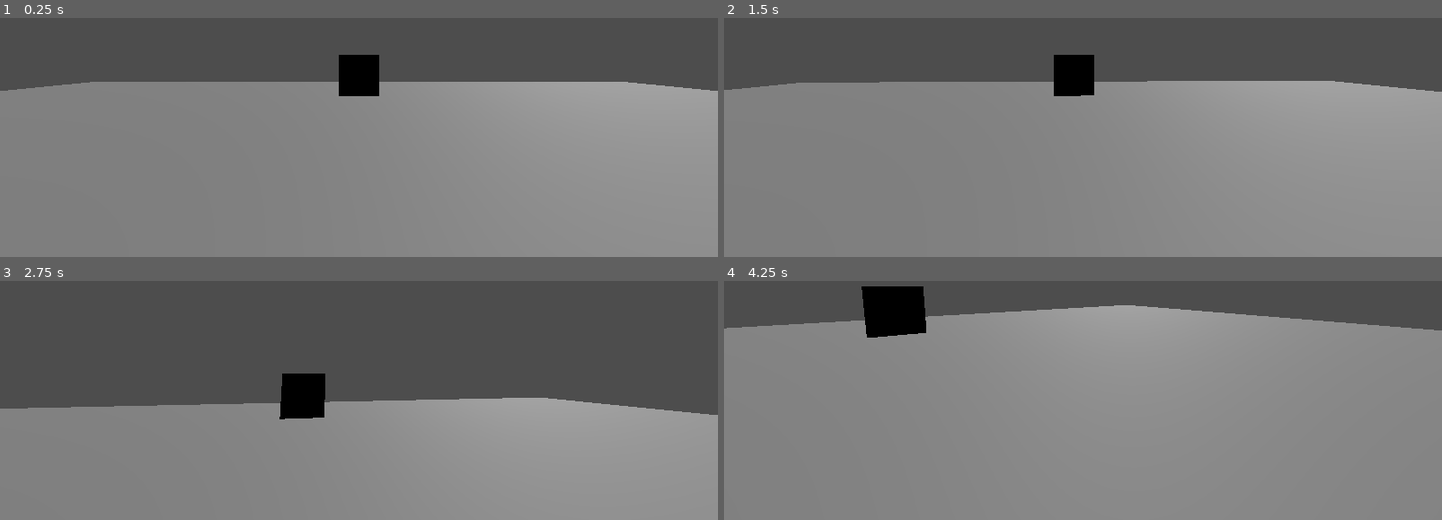
Above: before the commit, frames 1-4 (two rows, left to right).
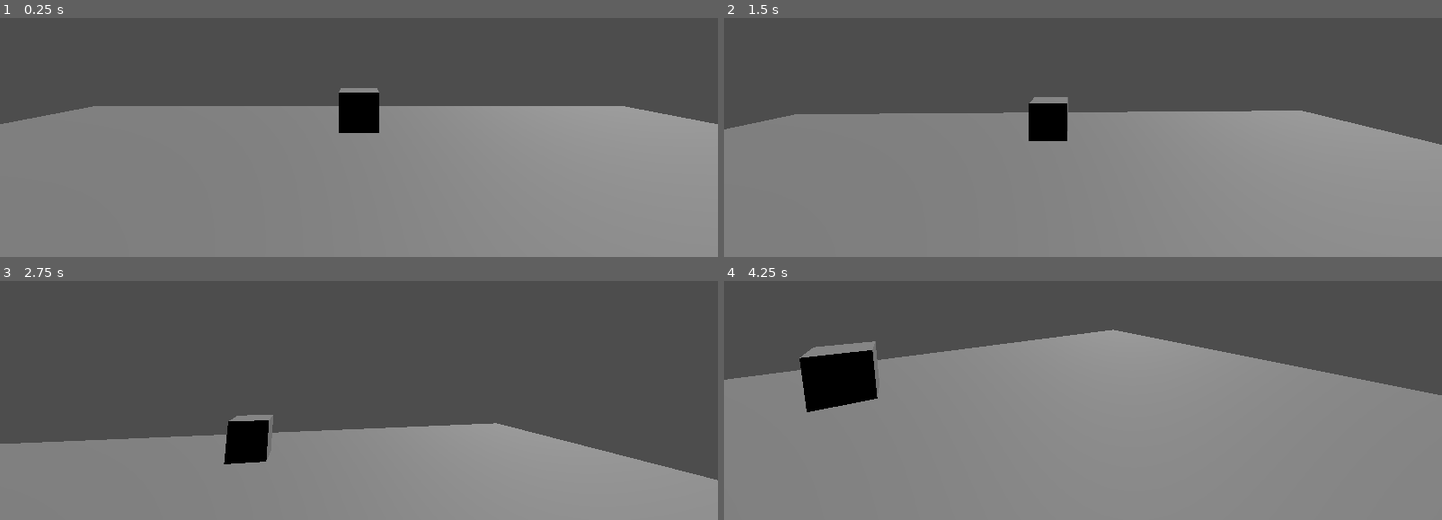
Above: after the commit, the same moments.

Repository: Craxulator/_X
Game: Godot game, scene res://Main.tscn
Two runs of this game, one before a commit and one after it. Both use one fixed random seed, a clock stepped at 60 frames per second and the inputs below.
Inputs (mouse positions are in pixels of both pictures, inside the frame that each line leads up to):
- Up to frame 1 (0.25 s): no input
- Up to frame 2 (1.5 s): tap Enter (ui_accept) at 0.5 s; move the mouse to (1240, 34) at 0.52 s; hold D (MoveRight, bound only after the commit) 0.53-1.28 s; hold Space (Jump, bound only after the commit) 0.53-1.28 s; move the mouse to (939, 75) at 1.27 s; hold S (MoveBackward, bound only after the commit) from 1.28 s (still down); tap Space (Jump, bound only after the commit) at 1.35 s
- Up to frame 3 (2.75 s): tap Space (Jump, bound only after the commit) at 1.52, 1.82 s; move the mouse to (outside the picture) at 2.02 s; release S (MoveBackward, bound only after the commit) at 2.03 s; hold D (MoveRight, bound only after the commit) from 2.03 s (still down); hold Space (Jump, bound only after the commit) from 2.03 s (still down)
- Up to frame 4 (4.25 s): move the mouse to (1047, 398) at 2.77 s; release D (MoveRight, bound only after the commit) at 2.78 s; release Space (Jump, bound only after the commit) at 2.78 s; hold W (MoveForward, bound only after the commit) 2.78-3.53 s; tap Space (Jump, bound only after the commit) at 2.85, 3.02, 3.32 s; move the mouse to (1298, 378) at 3.52 s; hold A (MoveLeft, bound only after the commit) from 3.53 s (still down); hold Space (Jump, bound only after the commit) from 3.53 s (still down)

The runs differ from the first frame. In frame 1, 12% of the frame differs, in the area x 0-100%, y 15-49%; in frame 2, 15%; in frame 3, 16%; in frame 4, 20%, in the area x 0-100%, y 2-55%.

Commit message:
Movement System

Diff:
--- a/Main.tscn
+++ b/Main.tscn
@@ -15,7 +15,7 @@
 mesh = SubResource("BoxMesh_glv2v")
 
 [node name="Player" parent="." instance=ExtResource("1_glv2v")]
-transform = Transform3D(1, 0, 0, 0, 1, 0, 0, 0, 1, 0, 1, 0)
+transform = Transform3D(1, 0, 0, 0, 1, 0, 0, 0, 1, 0, 1.5, 0)
 
 [node name="Floor" type="StaticBody3D" parent="."]
 
--- a/Scenes/Player.tscn
+++ b/Scenes/Player.tscn
@@ -1,9 +1,29 @@
-[gd_scene load_steps=2 format=3 uid="uid://bxm0jtkgjdpj2"]
+[gd_scene load_steps=5 format=3 uid="uid://bxm0jtkgjdpj2"]
 
+[ext_resource type="Script" uid="uid://doj88a8chemxe" path="res://Scripts/Controllers/PlayerController.gd" id="1_kyqiw"]
 [ext_resource type="Script" uid="uid://eqaocw7qdya2" path="res://Scripts/Controllers/CameraController.gd" id="1_rpqav"]
 
+[sub_resource type="BoxShape3D" id="BoxShape3D_rpqav"]
+size = Vector3(1, 2, 0.5)
+
+[sub_resource type="BoxMesh" id="BoxMesh_rpqav"]
+size = Vector3(1, 2, 0.5)
+
 [node name="Player" type="Node3D"]
+metadata/Gravity = 9.806
+metadata/JumpForce = 3.131
+metadata/WalkSpeed = 1.0
 
-[node name="Camera3D" type="Camera3D" parent="."]
+[node name="CharacterBody3D" type="CharacterBody3D" parent="."]
+script = ExtResource("1_kyqiw")
+
+[node name="Camera" type="Camera3D" parent="CharacterBody3D"]
+transform = Transform3D(1, 0, 0, 0, 1, 0, 0, 0, 1, 0, 0.75, 0)
 script = ExtResource("1_rpqav")
 metadata/Sensitivity = 5.0
+
+[node name="Hitbox" type="CollisionShape3D" parent="CharacterBody3D"]
+shape = SubResource("BoxShape3D_rpqav")
+
+[node name="Body" type="MeshInstance3D" parent="CharacterBody3D"]
+mesh = SubResource("BoxMesh_rpqav")
--- a/Scripts/Controllers/CameraController.gd
+++ b/Scripts/Controllers/CameraController.gd
@@ -23,10 +23,12 @@
 	var VIEWPORT = get_viewport()
 	var MOUSE_POSITION = VIEWPORT.get_mouse_position()
 	var MOUSE_POSITION_CENTERED = Vector2(MOUSE_POSITION.x - VIEWPORT.size.x / 2, MOUSE_POSITION.y - VIEWPORT.size.y / 2)
-	var MOUSE_ROTATION_VECTOR = Vector3(-MOUSE_POSITION_CENTERED.y, -MOUSE_POSITION_CENTERED.x, 0)
+	var MOUSE_ROTATION_VECTOR = Vector3(-MOUSE_POSITION_CENTERED.y, -MOUSE_POSITION_CENTERED.x, 0) * DeltaTime * get_meta("Sensitivity")
 
 	if get_window().has_focus():
-		rotation_degrees += MOUSE_ROTATION_VECTOR * DeltaTime * get_meta("Sensitivity")
+		rotation_degrees.x += MOUSE_ROTATION_VECTOR.x
+		rotation_degrees.x = clamp(rotation_degrees.x, -90, 90)
+		get_parent_node_3d().rotation_degrees.y += MOUSE_ROTATION_VECTOR.y
 		Input.warp_mouse(get_viewport().size / 2)
 	pass
 
--- /dev/null
+++ b/Scripts/Controllers/PlayerController.gd
@@ -0,0 +1,36 @@
+extends CharacterBody3D
+
+var Player = null
+
+func _ready():
+	Player = get_parent_node_3d()
+	pass
+
+func HandleGravity(DeltaTime):
+	if not is_on_floor(): velocity.y -= Player.get_meta("Gravity") * DeltaTime
+	pass
+
+func HandleJump():
+	if Input.is_action_pressed("Jump") and is_on_floor(): velocity.y = Player.get_meta("JumpForce")
+	pass
+
+func HandleMovement(DeltaTime):
+	var WalkSpeed = Player.get_meta("WalkSpeed")
+
+	var InputDirection = Input.get_vector("MoveLeft", "MoveRight", "MoveForward", "MoveBackward")
+	var MovementDirection = (transform.basis * Vector3(InputDirection.x, 0, InputDirection.y)).normalized()
+
+	if MovementDirection:
+		velocity.x = MovementDirection.x * WalkSpeed
+		velocity.z = MovementDirection.z * WalkSpeed
+	else:
+		velocity.x = move_toward(velocity.x, 0, WalkSpeed)
+		velocity.z = move_toward(velocity.z, 0, WalkSpeed)
+	pass
+
+func _physics_process(DeltaTime):
+	HandleGravity(DeltaTime)
+	HandleJump()
+	HandleMovement(DeltaTime)
+	move_and_slide()
+	pass
--- a/project.godot
+++ b/project.godot
@@ -22,3 +22,28 @@
 "events": [Object(InputEventKey,"resource_local_to_scene":false,"resource_name":"","device":-1,"window_id":0,"alt_press …(195 unchanged characters)…
 ]
 }
+Jump={
+"deadzone": 0.2,
+"events": [Object(InputEventKey,"resource_local_to_scene":false,"resource_name":"","device":-1,"window_id":0,"alt_pressed":false,"shift_pressed":false,"ctrl_pressed":false,"meta_pressed":false,"pressed":false,"keycode":0,"physical_keycode":32,"key_label":0,"unicode":32,"location":0,"echo":false,"script":null)
+]
+}
+MoveForward={
+"deadzone": 0.2,
+"events": [Object(InputEventKey,"resource_local_to_scene":false,"resource_name":"","device":-1,"window_id":0,"alt_pressed":false,"shift_pressed":false,"ctrl_pressed":false,"meta_pressed":false,"pressed":false,"keycode":0,"physical_keycode":87,"key_label":0,"unicode":119,"location":0,"echo":false,"script":null)
+]
+}
+MoveBackward={
+"deadzone": 0.2,
+"events": [Object(InputEventKey,"resource_local_to_scene":false,"resource_name":"","device":-1,"window_id":0,"alt_pressed":false,"shift_pressed":false,"ctrl_pressed":false,"meta_pressed":false,"pressed":false,"keycode":0,"physical_keycode":83,"key_label":0,"unicode":115,"location":0,"echo":false,"script":null)
+]
+}
+MoveLeft={
+"deadzone": 0.2,
+"events": [Object(InputEventKey,"resource_local_to_scene":false,"resource_name":"","device":-1,"window_id":0,"alt_pressed":false,"shift_pressed":false,"ctrl_pressed":false,"meta_pressed":false,"pressed":false,"keycode":0,"physical_keycode":65,"key_label":0,"unicode":97,"location":0,"echo":false,"script":null)
+]
+}
+MoveRight={
+"deadzone": 0.2,
+"events": [Object(InputEventKey,"resource_local_to_scene":false,"resource_name":"","device":-1,"window_id":0,"alt_pressed":false,"shift_pressed":false,"ctrl_pressed":false,"meta_pressed":false,"pressed":false,"keycode":0,"physical_keycode":68,"key_label":0,"unicode":100,"location":0,"echo":false,"script":null)
+]
+}
Not shown, added: Scripts/Controllers/PlayerController.gd.uid
